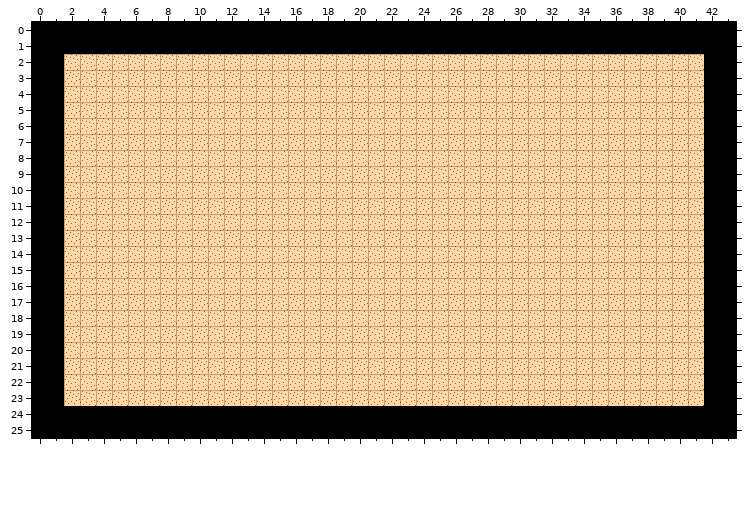
Tiled map (JSON) -- client/src/assets/tileMaps/CamelopardalisM8.json. The first picture shows the starting point.
Cells are 16x16 px. Shown: x 0..43, y 0..25.
And afterwards:
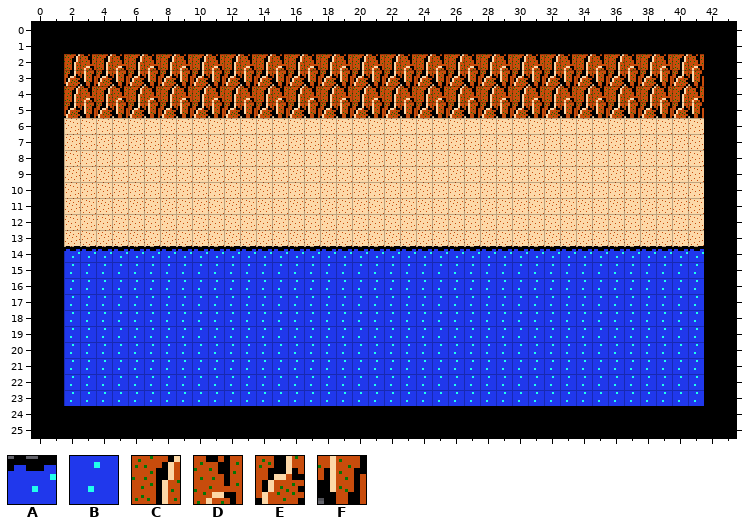
Key: from "CamelopardalisColor16x16": A 97, B 109, C 242, D 243, E 254, F 255.
_ is an empty cell.
The exact change:
Changed rows in their new state; . is an unchanged cell.
Layer "Water":
first column x 2:
14 AAAAAAAAAAAAAAAAAAAAAAAAAAAAAAAAAAAAAAAA
15 BBBBBBBBBBBBBBBBBBBBBBBBBBBBBBBBBBBBBBBB
16 BBBBBBBBBBBBBBBBBBBBBBBBBBBBBBBBBBBBBBBB
17 BBBBBBBBBBBBBBBBBBBBBBBBBBBBBBBBBBBBBBBB
18 BBBBBBBBBBBBBBBBBBBBBBBBBBBBBBBBBBBBBBBB
19 BBBBBBBBBBBBBBBBBBBBBBBBBBBBBBBBBBBBBBBB
20 BBBBBBBBBBBBBBBBBBBBBBBBBBBBBBBBBBBBBBBB
21 BBBBBBBBBBBBBBBBBBBBBBBBBBBBBBBBBBBBBBBB
22 BBBBBBBBBBBBBBBBBBBBBBBBBBBBBBBBBBBBBBBB
23 BBBBBBBBBBBBBBBBBBBBBBBBBBBBBBBBBBBBBBBB
Layer "Stuff You Run Into":
first column x 2:
 2 CDCDCDCDCDCDCDCDCDCDCDCDCDCDCDCDCDCDCDCD
 3 EFEFEFEFEFEFEFEFEFEFEFEFEFEFEFEFEFEFEFEF
 4 CDCDCDCDCDCDCDCDCDCDCDCDCDCDCDCDCDCDCDCD
 5 EFEFEFEFEFEFEFEFEFEFEFEFEFEFEFEFEFEFEFEF
Changed places in both pictures, as pixel boxes (x1, y1, x2, y2):
added: (64, 54, 704, 118)
added: (64, 246, 704, 406)
